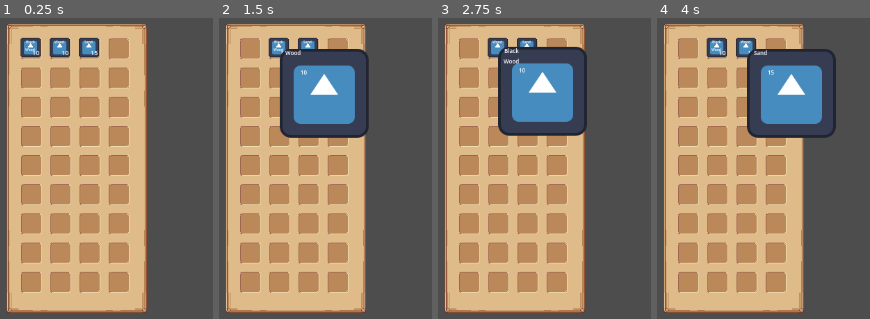
Above: before the commit, frames 1-4 (left to right).
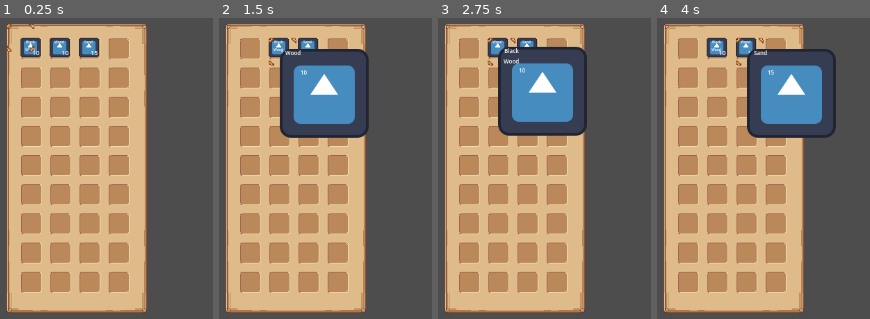
Above: after the commit, the same moments.

Repository: Sky84/merchantsofdajanla
Game: Godot game, scene res://Root.tscn
The game is run twice, just before and just after one commit, with the same random seed, the same clock (stepped at 60 frames per second) and the same inputs. The engine's default icon, where the game draws it, is replaced by a stand-in: a white triangle on a blue panel in a dark square.
Inputs (mouse positions are in pixels of both pictures, inside the frame that each line leads up to):
- Up to frame 1 (0.25 s): no input
- Up to frame 2 (1.5 s): click (250, 48) at 0.5 s; click (280, 48) at 1.27 s
- Up to frame 3 (2.75 s): click "Black Wood" at 2 s
- Up to frame 4 (4 s): click "Wood" at 2.75 s; click (746, 48) at 3.52 s

The runs differ from the first frame. In frame 1, 0.1% of the frame differs, in the area x 3-17%, y 1-12%; in frame 2, 0.1%; in frame 3, 0.1%; in frame 4, 0.1%.

Commit message:
feat hovertexture wip

Diff:
--- a/Container/InventoryView.gd
+++ b/Container/InventoryView.gd
@@ -3,12 +3,15 @@
 @export var container_id: String;
 @export var _item_button_scene: PackedScene;
 @export var _item_slot_button_scene: PackedScene;
+@onready var hover_texture = $HoverTexture
 
 @onready var _items_container:GridContainer = get_node("MarginContainer/ItemsContainerView");
 
 var slots: Dictionary = {};
 var _items = {};
-@onready var _total_items = floor(size.y/(32+10))*4;
+
+var item_with_gap = (32+10);
+@onready var _total_items = floor(size.y/item_with_gap)*4;
 
 var _current_item = null;
 
@@ -113,3 +116,9 @@
 		var click_outside = !get_rect().has_point(event.position);
 		if (click_outside and !event.is_pressed()):
 			InventoryEvents.dialog_confirm_delete_item.emit(_current_item);
+	elif event is InputEventMouseMotion and get_rect().has_point(event.position):
+		var rows = floori(_total_items / _items_container.columns);
+		var local_mouse_position = Vector2(_items_container.get_local_mouse_position() / item_with_gap).floor();
+		local_mouse_position = clamp(local_mouse_position, Vector2(0,0), Vector2(_items_container.columns-1, rows-1));
+		var hover_texture_position = (local_mouse_position * item_with_gap);
+		hover_texture.position = _items_container.position + hover_texture_position;
--- a/Root.tscn
+++ b/Root.tscn
@@ -8,6 +8,7 @@
 [ext_resource type="Texture2D" uid="uid://cd86hslikfwrg" path="res://Container/background_Inventory.png" id="5_xgam2"]
 [ext_resource type="Script" path="res://PlayerMouseAction.gd" id="5_y8xwh"]
 [ext_resource type="Texture2D" uid="uid://bh55kdohnkvd3" path="res://Container/SlotItemButton.png" id="6_txoik"]
+[ext_resource type="Texture2D" uid="uid://b3xovictnxfkq" path="res://Container/overboxinventaire.png" id="7_2iuyc"]
 [ext_resource type="Texture2D" uid="uid://depuvlnbptfgp" path="res://Dialog/infobox.png" id="8_o04mf"]
 [ext_resource type="Script" path="res://Dialog/ConfirmDialog.gd" id="9_w5px2"]
 [ext_resource type="Texture2D" uid="uid://c5lq1q4j53o5w" path="res://Dialog/buttoninfoOK.png" id="11_u6uvj"]
@@ -57,6 +58,15 @@
 _item_button_scene = ExtResource("2_1jyiy")
 _item_slot_button_scene = ExtResource("3_fvd0d")
 
+[node name="HoverTexture" type="TextureRect" parent="CanvasLayer/Inventory"]
+z_index = 2
+texture_filter = 1
+layout_mode = 0
+offset_right = 40.0
+offset_bottom = 40.0
+texture = ExtResource("7_2iuyc")
+stretch_mode = 5
+
 [node name="NinePatchRect" type="NinePatchRect" parent="CanvasLayer/Inventory"]
 texture_filter = 1
 layout_mode = 1
Binary file added: Container/overboxinventaire.png
Not shown, added: Container/overboxinventaire.png.import
Not shown: 1 places in Root.tscn that only renumber resources
